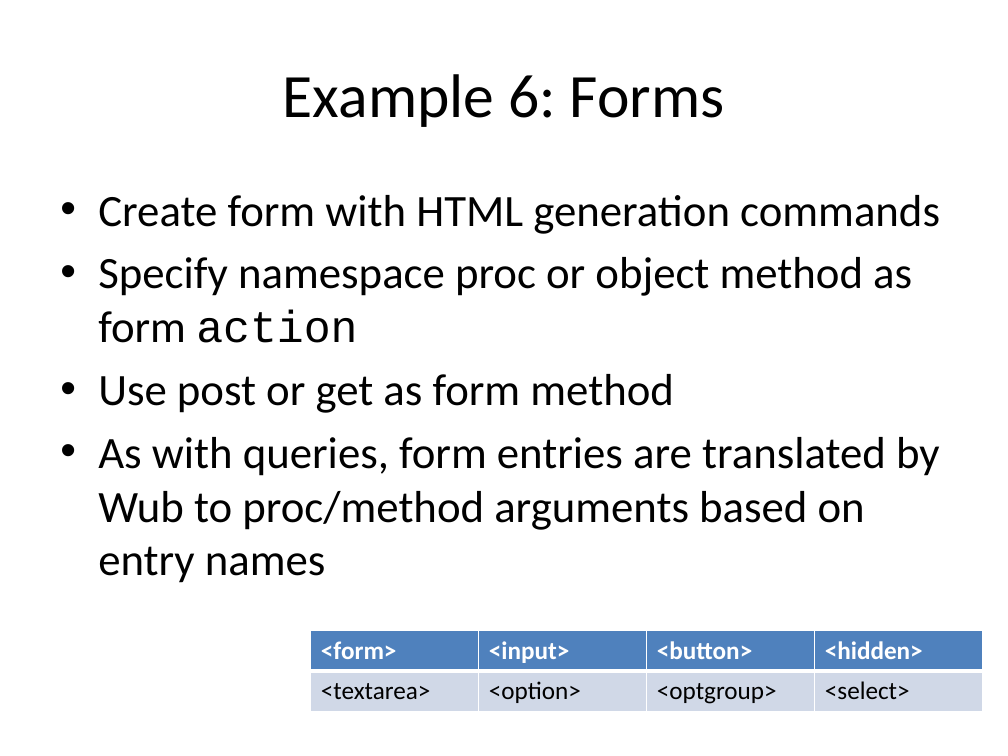
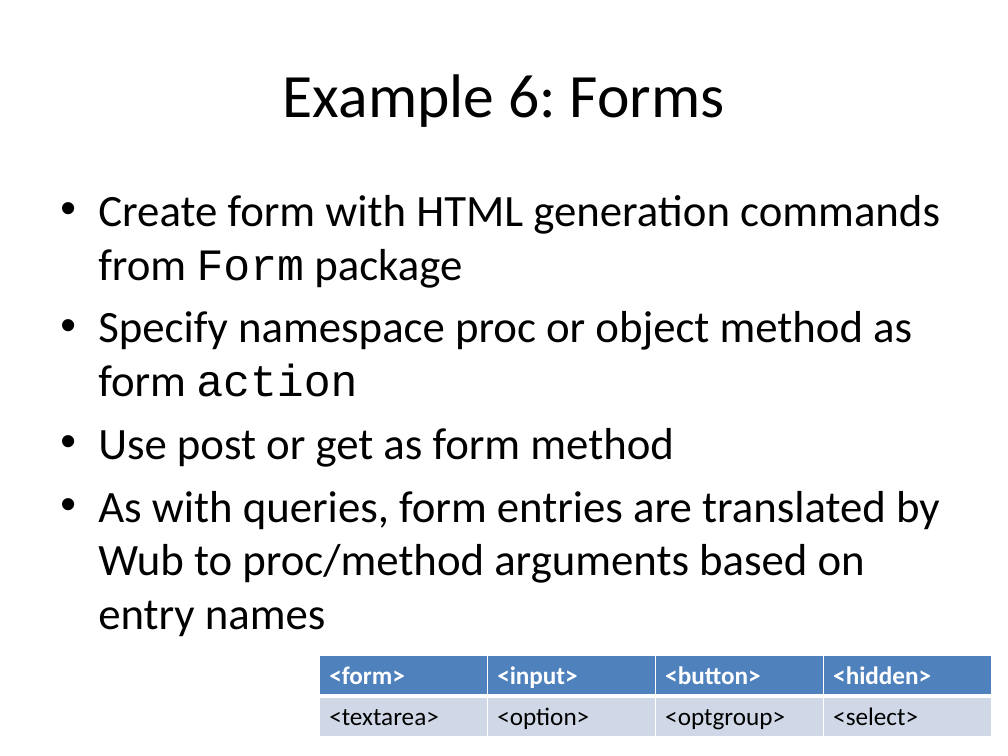
Before and after one commit to jdc8/wubwikit, a slide deck: slide 39 of wubexamples/Lets_Wub.pptx. Drawn at 1008x756 pixels with LibreOffice and Linux fonts; fonts in the diff are those of the drawing; background and template pictures are left out. Boxes give left, top, right and bottom in pixels: in the first picture for what was removed or moved away, otherwise in the second. Text is boxed around its words. In the diff, an @@ line names an element or a change of style, - is before the commit and + after.

```diff
--- a/wubexamples/Lets_Wub.pptx
+++ b/wubexamples/Lets_Wub.pptx
@@ text at [98, 195, 940, 288]: text changed @@
-• Create form with HTML generation commands
+• Create form with HTML generation commands from Form package
@@ table: place and size @@
-table at [310, 630, 984, 712]
+table at [320, 655, 993, 737]
```
Also in this commit, not shown: 14 other slides changed, 6 slides added, 1 slide removed.
